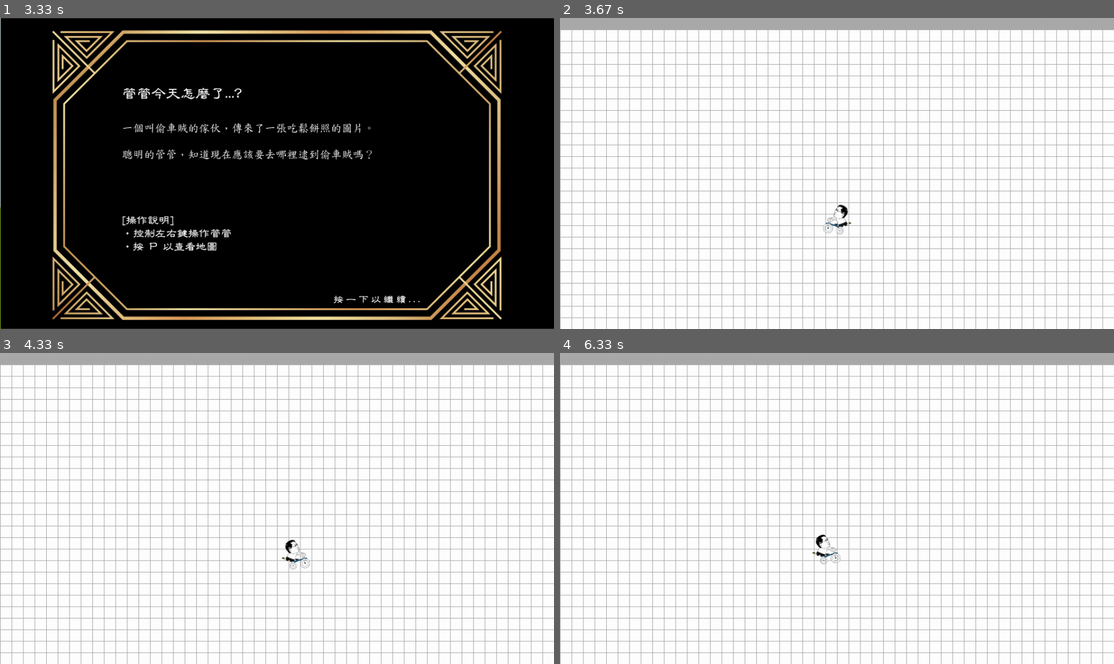
Above: before the commit, frames 1-4 (two rows, left to right).
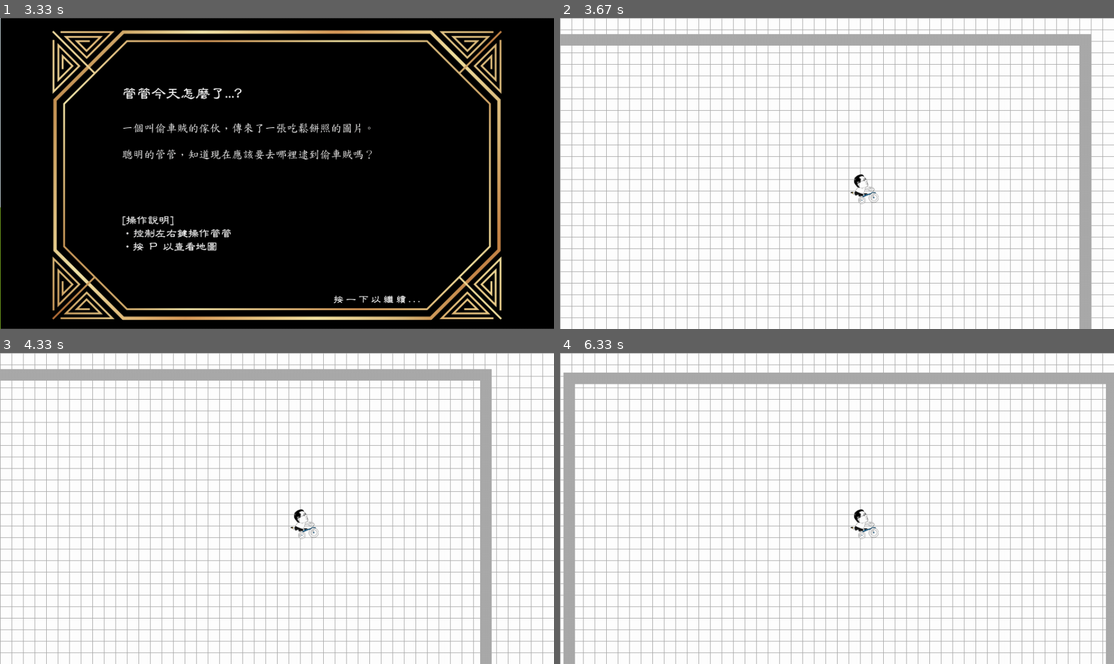
Above: after the commit, the same moments.

Repository: Luo-Andy-043/PBC_Final
Game: pygame game, started from Coding/Main_new.py
The game is run twice, just before and just after one commit, with the same random seed, the same clock (stepped at 60 frames per second) and the same inputs.
Inputs (mouse positions are in pixels of both pictures, inside the frame that each line leads up to):
- Up to frame 1 (3.33 s): hold Right 0.33-0.8 s; hold Up 0.83-1.3 s; click (360, 198) at 1.38 s; click (144, 176) at 1.72 s; click (332, 241) at 2.15 s; move the mouse to (105, 126) at 2.43 s; click (105, 126) at 2.7 s; move the mouse to (105, 248) at 3.1 s
- Up to frame 2 (3.67 s): click (665, 248) at 3.43 s
- Up to frame 3 (4.33 s): hold Right from 3.9 s (still down)
- Up to frame 4 (6.33 s): release Right at 4.37 s; hold Left 4.4-4.93 s; hold Down 4.97-5.27 s; hold Left 5.3-5.7 s; hold Up 5.73-6.1 s; hold Right from 6.13 s (still down)

Frame 1 is identical in both runs. In frame 2, 9.2% of the frame differs, in the area x 0-100%, y 0-100%; in frame 3, 8.9%; in frame 4, 11%.

Commit message:
update scrolling map

Diff:
--- a/Coding/Main_new.py
+++ b/Coding/Main_new.py
@@ -1,6 +1,7 @@
 import pygame, os
 import opening
 from setting import *
+from map import *
 
 # 更正程式工作位置
 working_path = os.path.dirname(__file__)
@@ -16,9 +17,14 @@
         pygame.mixer.init()
         self.screen = pygame.display.set_mode(screen_size)
         pygame.display.set_caption(TITLE)
-        self.all_sprites = pygame.sprite.Group()
         self.walls = pygame.sprite.Group()
         self.clock = pygame.time.Clock()
+        self.map = Map('./map.txt')
+        self.camera = Camera(self.map.width, self.map.height)
+        self.all_sprites = pygame.sprite.Group()
+        self.guan = GUAN(self)
+        self.all_sprites.add(self.guan)
+
 
         # all the paths
         self.start_img_path = './素材/start_game/遊戲開始.png'
@@ -41,8 +47,11 @@
 
     def new(self):
         # start a new game
-        self.guan = GUAN(self)
-        self.all_sprites.add(self.guan)
+        for row, tiles in enumerate(self.map.data):
+            for col, tile in enumerate(tiles):
+                if tile == '1':
+                    Wall(self, col, row)
+        self.camera = Camera(self.map.width, self.map.height)
         self.run()
 
     def run(self):
@@ -64,7 +73,8 @@
             self.screen.blit(self.bg_tmp, (0,0))
             self.draw_grid()
             self.events()
-            self.all_sprites.draw(self.screen)
+            for sprite in self.all_sprites:
+                self.screen.blit(sprite.image, self.camera.apply(sprite))
             self.update()
 
     def events(self):
@@ -82,6 +92,7 @@
         # Game Loop - Update
         pygame.display.update()
         self.all_sprites.update()
+        self.camera.update(self.guan)
 
     def draw_grid(self):
         # draw the grids on the map
@@ -181,8 +192,8 @@
 
         # 位移疊加速度
         if not self.collide_with_walls(self.speedx, self.speedy):
-            self.rect.x += self.speedx * TILESIZE
-            self.rect.y += self.speedy * TILESIZE
+            self.rect.x += self.speedx
+            self.rect.y += self.speedy
         else:
             self.rect.x = self.rect.x + 1
             self.rect.y = self.rect.y + 1
@@ -197,7 +208,10 @@
 
     def collide_with_walls(self, speedx=0, speedy=0):
         for wall in self.game.walls:
-            if wall.rect.x >= self.rect.x + self.speedx*TILESIZE and wall.rect.y >= self.rect.y + self.speedy*TILESIZE:
+            print('wall.rect.x =', wall.rect.x)
+            print('self.rect.x + self.speedx =',self.rect.x + self.speedx )
+            if wall.rect.x == self.rect.x + self.speedx and wall.rect.y == self.rect.y + self.speedy:
+            # if wall.rect.x >= self.rect.x + self.speedx*TILESIZE and wall.rect.y >= self.rect.y + self.speedy*TILESIZE:
                 return True
         return False
 
@@ -214,6 +228,8 @@
         self.rect.x = x * TILESIZE
         self.rect.y = y * TILESIZE
 
+
+
 Guans_friend = Game()
 Guans_friend.show_start_game()
 opening.opening()
--- /dev/null
+++ b/Coding/map.py
@@ -0,0 +1,32 @@
+import pygame, os
+from setting import *
+
+# 更正程式工作位置
+working_path = os.path.dirname(__file__)
+os.chdir(working_path)
+
+class Map:
+    def __init__(self, filename):
+        self.data = []
+        with open(filename, 'rt') as f:
+            for line in f:
+                self.data.append(line)
+        self.tilewidth = len(self.data[0])
+        self.tileheight = len(self.data)
+        self.width = self.tilewidth * TILESIZE
+        self.height = self.tileheight * TILESIZE
+
+
+class Camera:
+    def __init__(self, width, height):
+        self.camera = pygame.Rect(0, 0, width, height)
+        self.width = width
+        self.height = height
+
+    def apply(self, entity):
+        return entity.rect.move(self.camera.topleft)
+
+    def update(self, target):
+        x = -target.rect.x + int(WIDTH / 2)
+        y = -target.rect.y + int(HEIGHT / 2)
+        self.camera = pygame.Rect(x, y, self.width, self.height)
--- /dev/null
+++ b/Coding/map.txt
@@ -0,0 +1,27 @@
+111111111111111111111111111111111111111111111111
+1..............................................1
+1..............................................1
+1..............................................1
+1..............................................1
+1..............................................1
+1..............................................1
+1..............................................1
+1..............................................1
+1..............................................1
+1..............................................1
+1..............................................1
+1..............................................1
+1..............................................1
+1..............................................1
+1..............................................1
+1..............................................1
+1..............................................1
+1..............................................1
+1..............................................1
+1..............................................1
+1..............................................1
+1..............................................1
+1..............................................1
+1..............................................1
+1..............................................1
+111111111111111111111111111111111111111111111111
--- a/Coding/setting.py
+++ b/Coding/setting.py
@@ -6,13 +6,13 @@
 LIGHTGREY = (171,171,171)
 
 screen_size = (960, 540)
-WIDTH = 960
-HEIGHT = 540
+WIDTH = 960  # 20*48
+HEIGHT = 540  # 20*27
 
 start_button_length, start_button_height = 159, 92
 start_button_x, start_button_y = 550, 270
 
-accer = 0.005
+accer = 0.5
 MAXspeed = 3
 
 TILESIZE = 20
